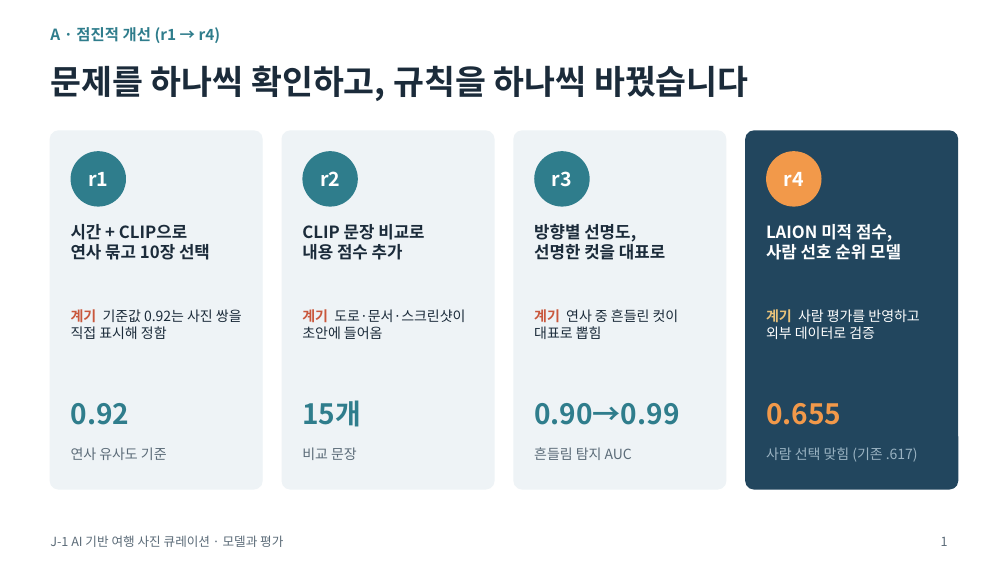
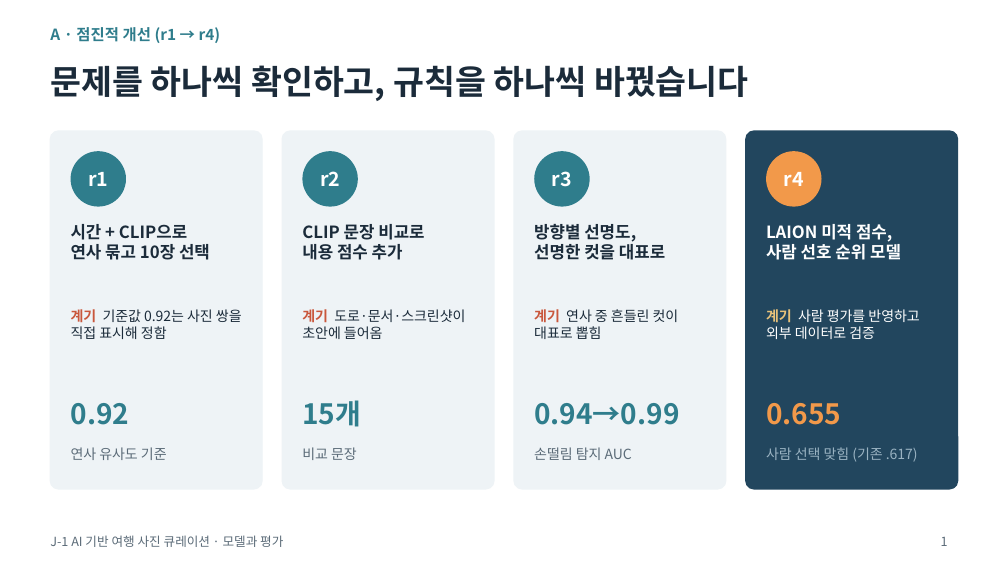
Before and after one commit to kimdonguk03/J1-travel-photo-curation, a slide deck: slide 1 of docs/presentation/model_slides_A_C.pptx. Drawn at 1008x567 pixels with LibreOffice and Linux fonts; fonts in the diff are those of the drawing. Boxes give left, top, right and bottom in pixels: in the first picture for what was removed or moved away, otherwise in the second. Text is boxed around its words. In the diff, an @@ line names an element or a change of style, - is before the commit and + after.

```diff
--- a/docs/presentation/model_slides_A_C.pptx
+++ b/docs/presentation/model_slides_A_C.pptx
@@ text at (x1=534, y1=403, x2=679, y2=425): text changed @@
-0.90→0.99
+0.94→0.99
@@ text at (x1=534, y1=447, x2=632, y2=460): text changed @@
-흔들림 탐지 AUC
+손떨림 탐지 AUC
```
Also in this commit, not shown: 1 other slide changed, 5 other files.
